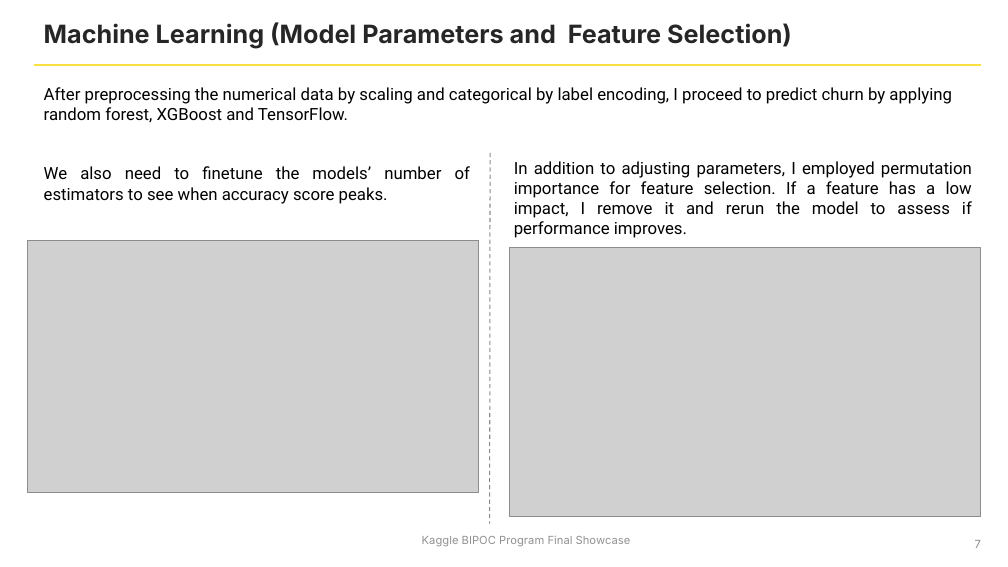
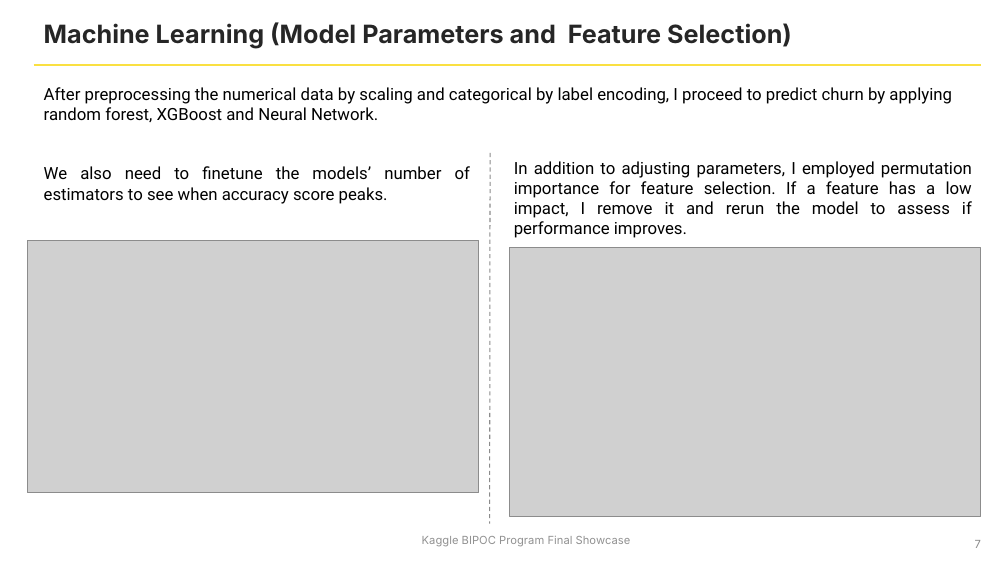
Before and after one commit to Lavinialau/Telecom-churn, a slide deck: slide 7 of 03_assets/Customer_Churn_in_Telecom.pptx. Drawn at 1008x567 pixels with LibreOffice and Linux fonts; fonts in the diff are those of the drawing; grey boxes stand for pictures; background and template pictures are left out. Boxes give left, top, right and bottom in pixels: in the first picture for what was removed or moved away, otherwise in the second. Text is boxed around its words. In the diff, an @@ line names an element or a change of style, - is before the commit and + after.

```diff
--- a/03_assets/Customer_Churn_in_Telecom.pptx
+++ b/03_assets/Customer_Churn_in_Telecom.pptx
@@ text in rectangle at [44,87,952,122]: text changed @@
-After preprocessing the numerical data by scaling and categorical by label encoding, I proceed to predict churn by applying random forest, XGBoost and TensorFlow.
+After preprocessing the numerical data by scaling and categorical by label encoding, I proceed to predict churn by applying random forest, XGBoost and Neural Network.
```
Also in this commit, not shown: 4 other slides changed, 3 other files.
